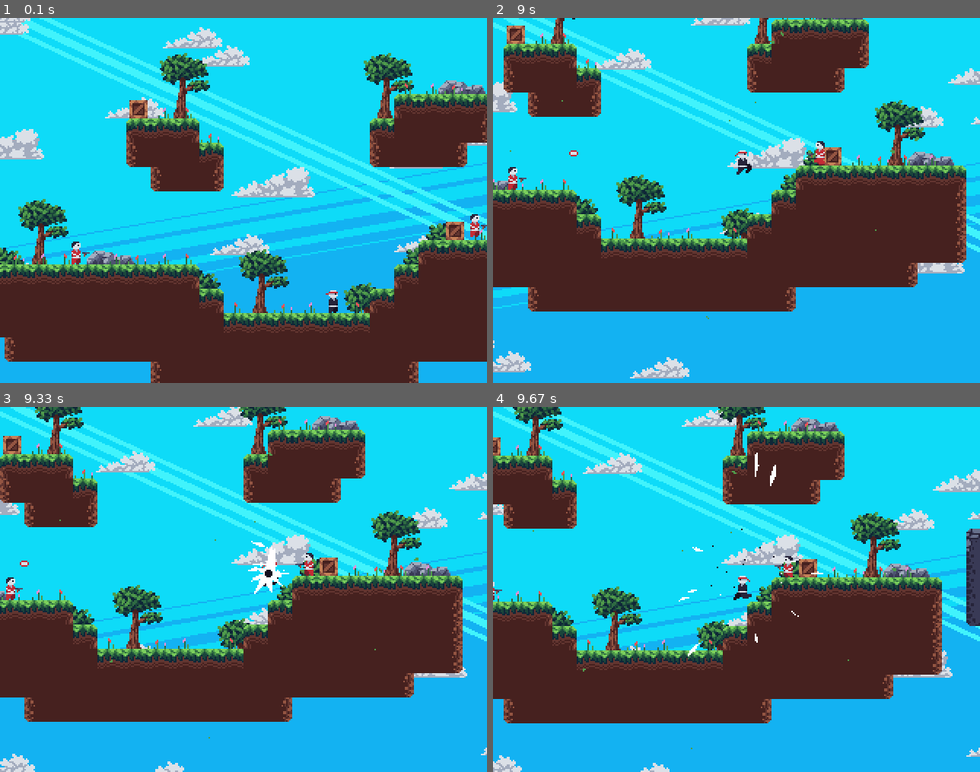
Above: before the commit, frames 1-4 (two rows, left to right).
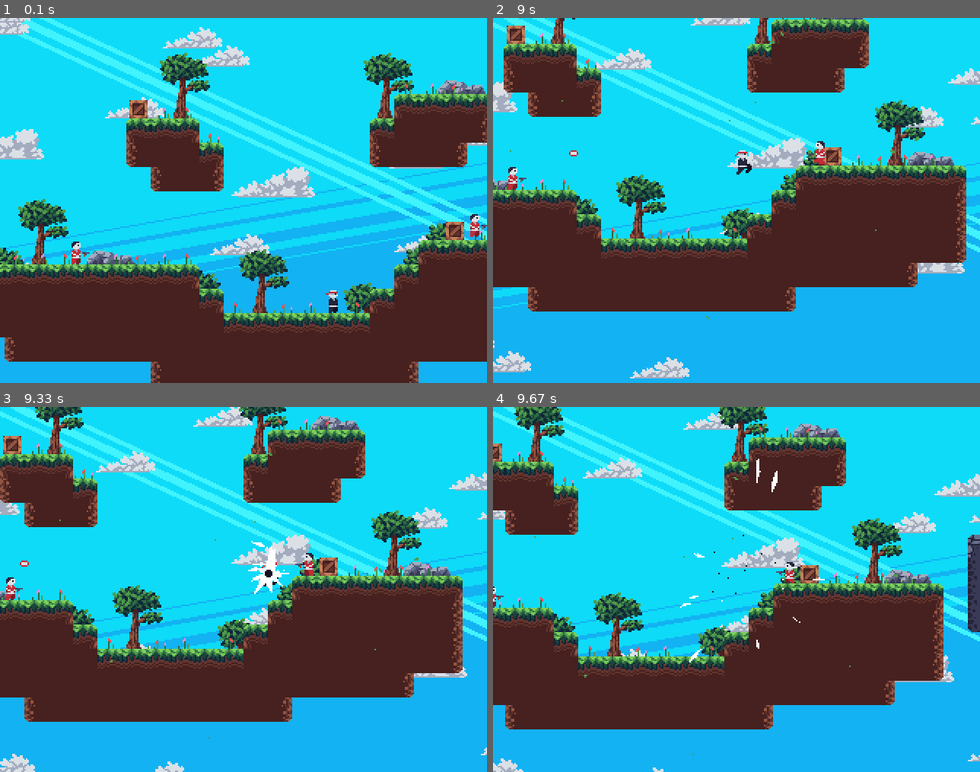
Above: after the commit, the same moments.

Repository: brccabral/Python_Pygame_Platformer_Tutorial
Game: pygame game, started from game.py
Two runs of this game, one before a commit and one after it. Both use one fixed random seed, a clock stepped at 60 frames per second and the inputs below.
Inputs:
- Up to frame 1 (0.1 s): no input
- Up to frame 2 (9 s): hold D 0.33-0.8 s; hold W 0.83-1.13 s; hold D 1.17-1.63 s; hold A 1.67-2.2 s; hold A 2.23-2.63 s; hold W 2.67-3.03 s; hold D 3.07-3.7 s; hold A 3.73-4.2 s; hold D 4.23-4.7 s; hold W 4.73-5.03 s; hold D 5.07-5.53 s; hold A 5.57-6.1 s; hold A 6.13-6.53 s; hold W 6.57-6.93 s; hold D 6.97-7.6 s; hold A 7.63-8.1 s; hold D 8.13-8.6 s; hold W 8.63-8.93 s; hold D from 8.97 s (still down)
- Up to frame 3 (9.33 s): keep holding D
- Up to frame 4 (9.67 s): release D at 9.43 s; hold A from 9.47 s (still down)

Frames 1-3 are identical in both runs. In frame 4, 19% of the frame differs, in the area x 0-100%, y 0-100%.

Commit message:
if player gets hit, reload level

Diff:
--- a/game.py
+++ b/game.py
@@ -49,6 +49,7 @@
             "particle/particle": Animation(load_images("particles/particle"), 6, False),
         }
         self.player = Player(self, (50, 50), (8, 15))
+        self.dead = 0
 
         self.tilemap = Tilemap(self)
 
@@ -72,6 +73,12 @@
         while True:
             # clear screen
             self.display.blit(self.assets["background"], (0, 0))
+
+            # gives 40 frames to player disapear before reload level
+            if self.dead:
+                self.dead += 1
+                if self.dead > 40:
+                    self.load_level(0)
 
             # update camera to follow player with delay
             self.scroll[0] += (
@@ -117,8 +124,11 @@
                 if kill:
                     self.enemies.remove(enemy)
 
-            self.player.update(self.tilemap, (self.movement[1] - self.movement[0], 0))
-            self.player.render(self.display, offset=render_scroll)
+            if not self.dead:
+                self.player.update(
+                    self.tilemap, (self.movement[1] - self.movement[0], 0)
+                )
+                self.player.render(self.display, offset=render_scroll)
 
             # [[x, y], direction, timer]
             for projectile in self.projectiles:
@@ -153,6 +163,7 @@
                 elif abs(self.player.dashing) < 50:
                     if self.player.rect().collidepoint(projectile[0]):
                         self.projectiles.remove(projectile)
+                        self.dead += 1
                         for i in range(30):
                             angle = random.random() * math.pi * 2
                             speed = random.random() * 5
@@ -224,6 +235,8 @@
     def load_level(self, map_id):
         self.tilemap.load("data/maps/" + str(map_id) + ".json")
 
+        self.dead = 0
+
         self.leaf_spawners = []
         for tree in self.tilemap.extract([("large_decor", 2)], keep=True):
             self.leaf_spawners.append(
